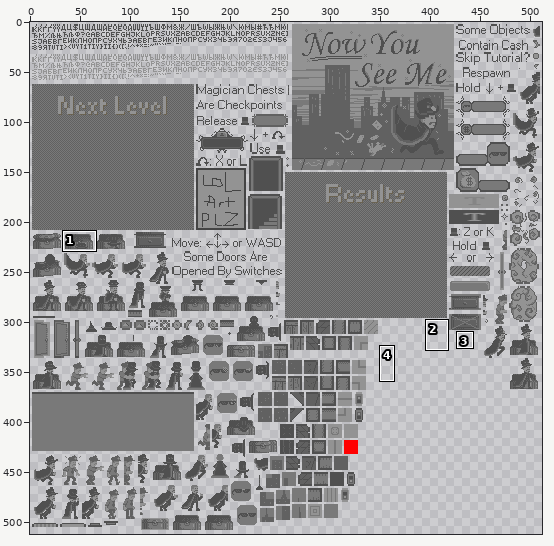
File history of a sprite sheet, Assets/Resources/Atlases/InGameAtlas.png. The first picture is a wide view before the edit; the outline marks the close-up.
Close-up. First the earlier version:
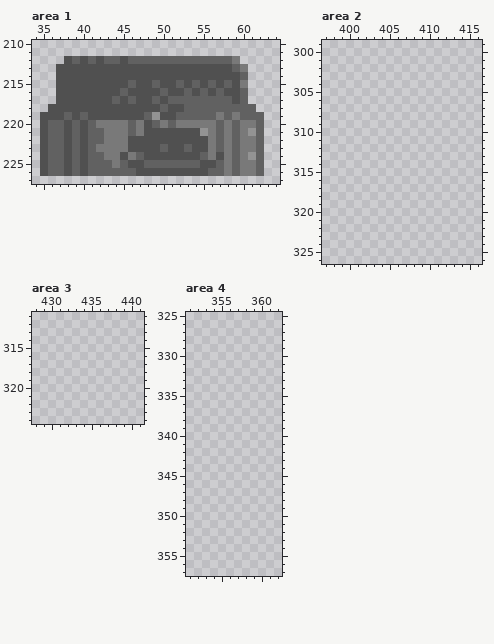
The file is 512x512 pixels. Colours within 5 levels of each other are drawn and written as one. Shown: area 1: x 34..64, y 210..227; area 2: x 397..416, y 299..326; area 3: x 428..441, y 311..324; area 4: x 351..362, y 325..357. The commit also changed other parts of the picture, which this record leaves out.
And afterwards:
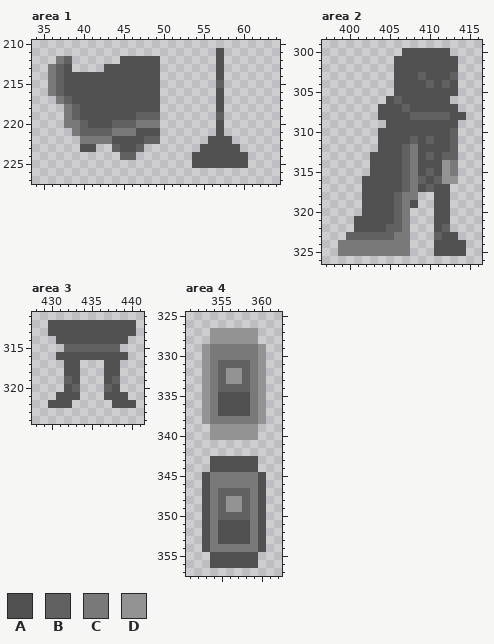
Palette (. is transparent): A #505050  B #616161  C #797979  D #939393
Change:
Changed rows in their new state; - is an unchanged pixel.
Area 1:
first column x 35:
211 ----------------------A-----
212 --CB......-AAAA.......A..---
213 -CB-....-------.......-...--
214 -CB------------.......-...--
215 -CB--------A--A.......B...--
216 -CB-------A----.......A...--
217 --CB-----A-A--A.......A...--
218 -..CB----------.......A....-
219 ...CBA------B-B.......B.....
220 ...CCBAAABB--CC.......A.....
221 ....CB--B--CA--.......A.....
222 .....CCC-AA--BB......AAA....
223 .....-A..BA-B.......-AAAA...
224 ..........BB.......-AA-AAA..
225 ...................A--AAAA..
226 ............................
Area 2:
first column x 399:
300 --------AAAAAA--
301 -------AAAAAAAA-
302 -------AAAAAAAA-
303 -------AAABAAAB-
304 -------AAAABABA-
305 -------AAAAAAAA-
306 ------ABAAAAAA--
307 -----AAABAAAAAA-
308 -----AAAABBBBBAA
309 ------AAAAAAAAA-
310 -----AAAAAAAAAB-
311 -----AAAABABAAB-
312 -----AAABCAAAAB-
313 ----AAAABCABABB-
314 ----AAAABCAAADC-
315 ----AAAABCABADC-
316 ---AAAAABCBABDD-
317 ---AAAAABCABAA--
318 ---AAAABCC--AA--
319 ---AAAABCA--AA--
320 ---AAAABC---AA--
321 --AAAAABC---AA--
322 --AAAABBC---AB--
323 -BBBBBBCC---BAA-
324 CCCCCCCCC---AAAA
325 CCCCCCCCC---AAAA
Area 3:
first column x 430:
312 AAAAAAAAAAA
313 AAAAAAAAAAA
314 -AAAAAAAAA-
315 --BBBBBBB--
316 -AAAAAAAAA-
317 --AA---AA--
318 --AA---AA--
319 --BA---AB--
320 --AB---BA--
321 -AAA---AAA-
322 AAA-----AAA
Area 4:
first column x 353:
327 -DDDDDD-
328 -DDDDDD-
329 DCCCCCCD
330 DCCCCCCD
331 DCBBBBCD
332 DCBDDBCD
333 DCBDDBCD
334 DCBBBBCD
335 DCAAAACD
336 DCAAAACD
337 DCAAAACD
338 DCCCCCCD
339 -DDDDDD-
340 -DDDDDD-
343 -AAAAAA-
344 -AAAAAA-
345 ACCCCCCA
346 ACCCCCCA
347 ACBBBBCA
348 ACBDDBCA
349 ACBDDBCA
350 ACBBBBCA
351 ACAAAACA
352 ACAAAACA
353 ACAAAACA
354 ACCCCCCA
355 -AAAAAA-
356 -AAAAAA-
Pixel boxes of the changes (left, top, right, bottom) in both close-ups:
changed: (40, 48, 264, 176)
added: (338, 48, 466, 256)
added: (48, 320, 136, 408)
added: (202, 328, 266, 568)
